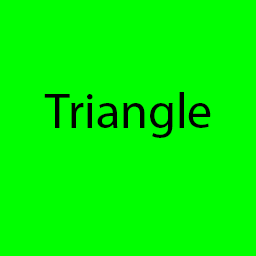
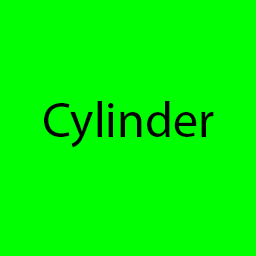
Layer changes from the first (256, 256) image to the second:
added layer "Cylinder" above "Triangle" over [44, 92, 214, 148]
hid "Triangle" over [44, 92, 214, 148]
